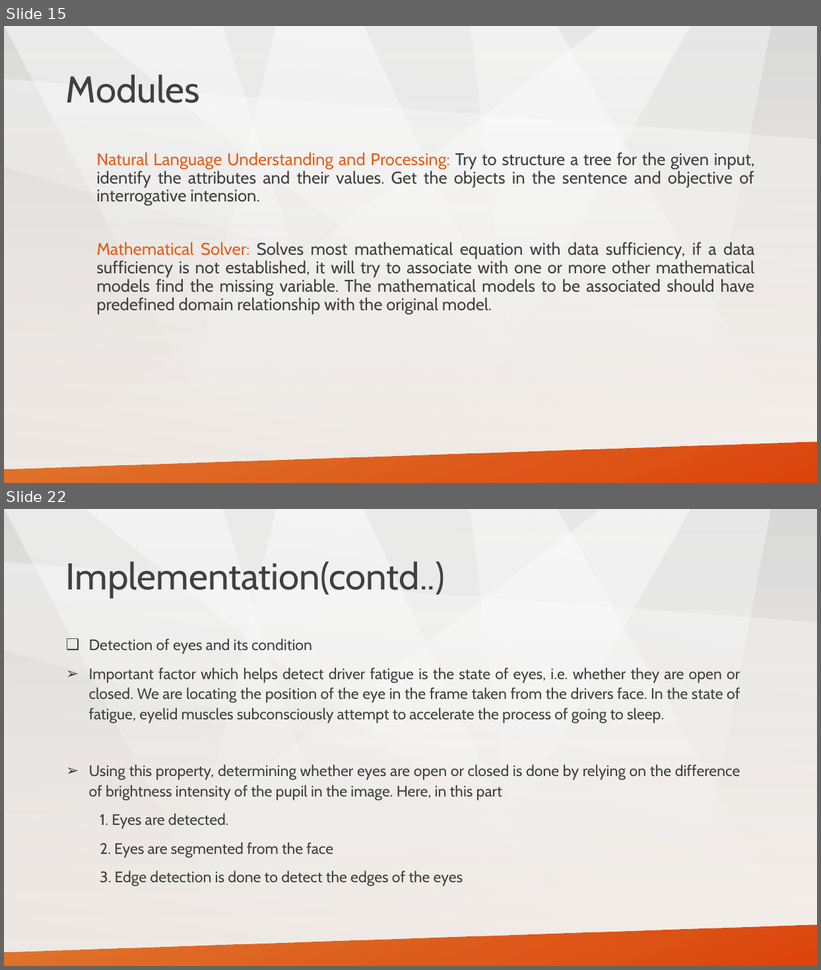
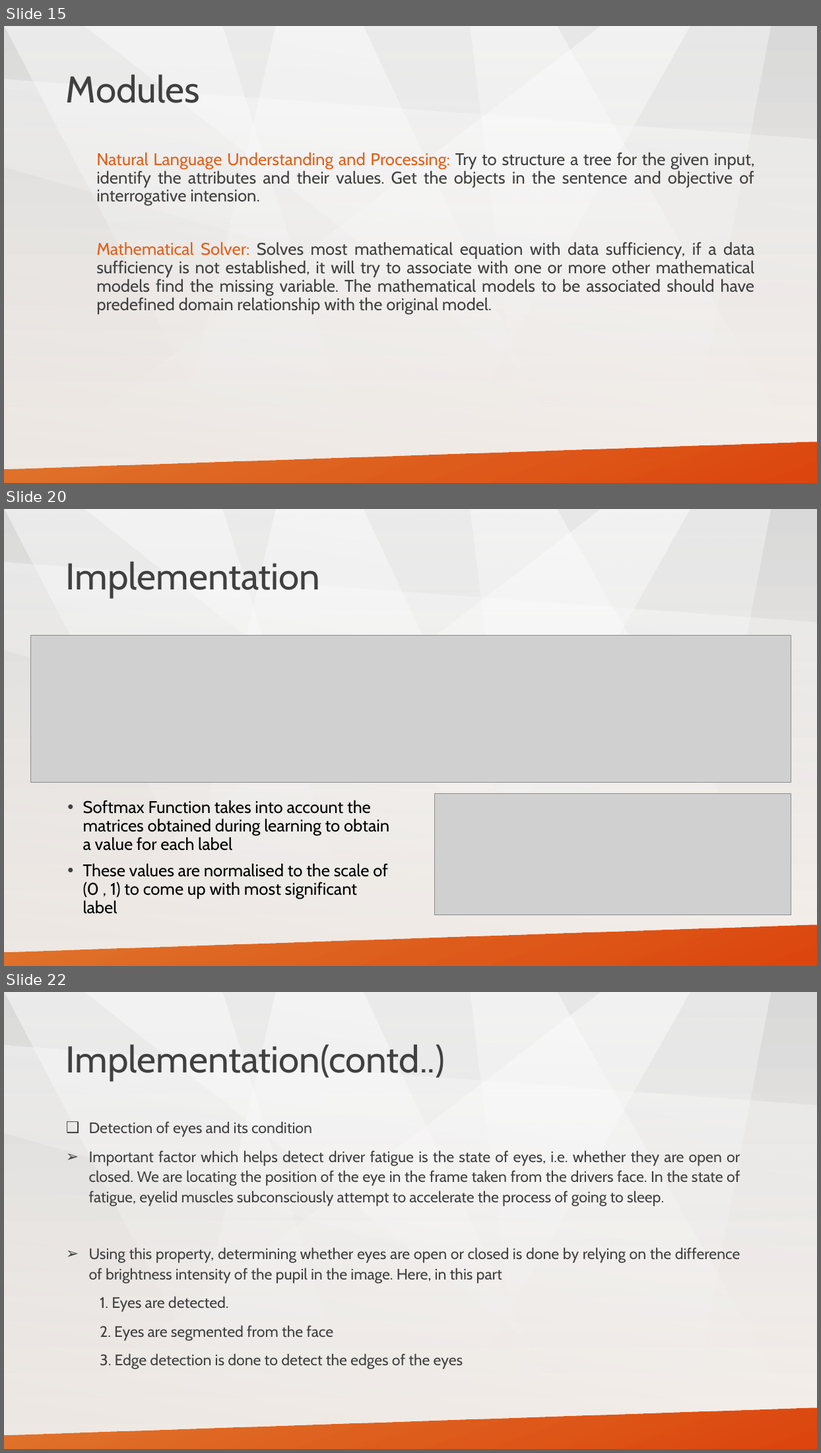
Before and after one commit to tathagatnawadia/Project-YellowPanda, a slide deck: Presentation/project_yellowpanda.pptx. Shown one above the other, each under a label of ours: slides 15 and 22 before the commit, slides 15, 20 and 22 after it; the slides between them are not shown. The pictures are 821x970 and 821x1453 pixels, drawn with LibreOffice and Linux fonts; fonts in the diff are those of the drawing; grey boxes stand for pictures. Boxes give left, top, right and bottom in pixels: in the first picture for what was removed or moved away, otherwise in the second. Text is boxed around its words. In the diff, an @@ line names an element or a change of style, - is before the commit and + after.

```diff
--- a/Presentation/project_yellowpanda.pptx
+++ b/Presentation/project_yellowpanda.pptx
@@ slide 20 added at [4, 509, 817, 966], background gradient #D9D9D9 to #FCF5EF; not listed: 8 template elements that a slide beside it also shows @@
@@ title added at [66, 561, 320, 598], 44 pt, text #404040 @@
+Implementation
@@ picture added at [31, 635, 791, 783] @@
@@ text added at [83, 800, 389, 914], 20 pt, text #000000 @@
+    • Softmax Function takes into account the matrices obtained during learning to obtain a value for each label
+    • These values are normalised to the scale of (0 , 1) to come up with most significant label
@@ picture added at [435, 794, 791, 916] @@
```
Also in this commit, not shown: 6 slides changed, 3 other slides added, 10 slides removed.
